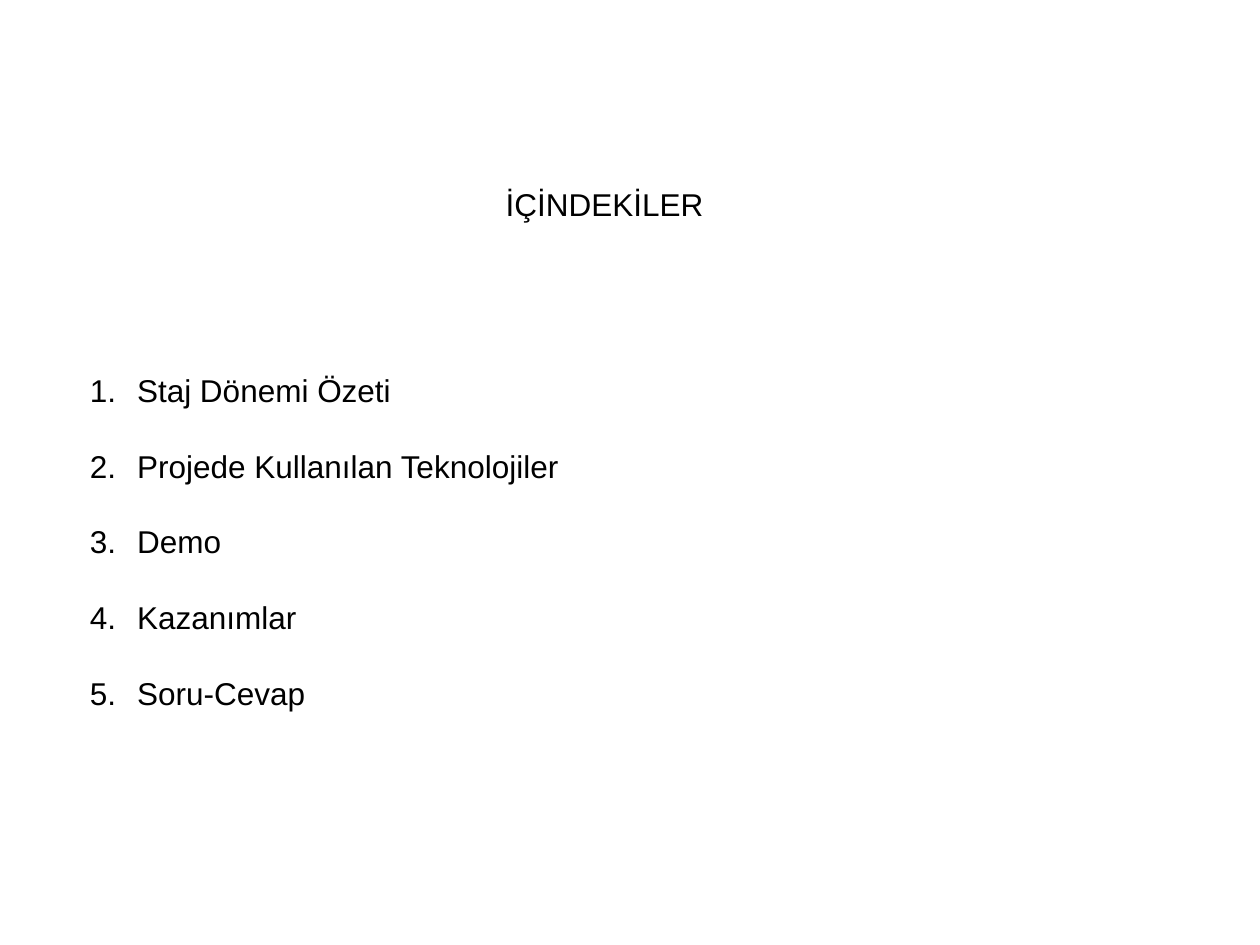
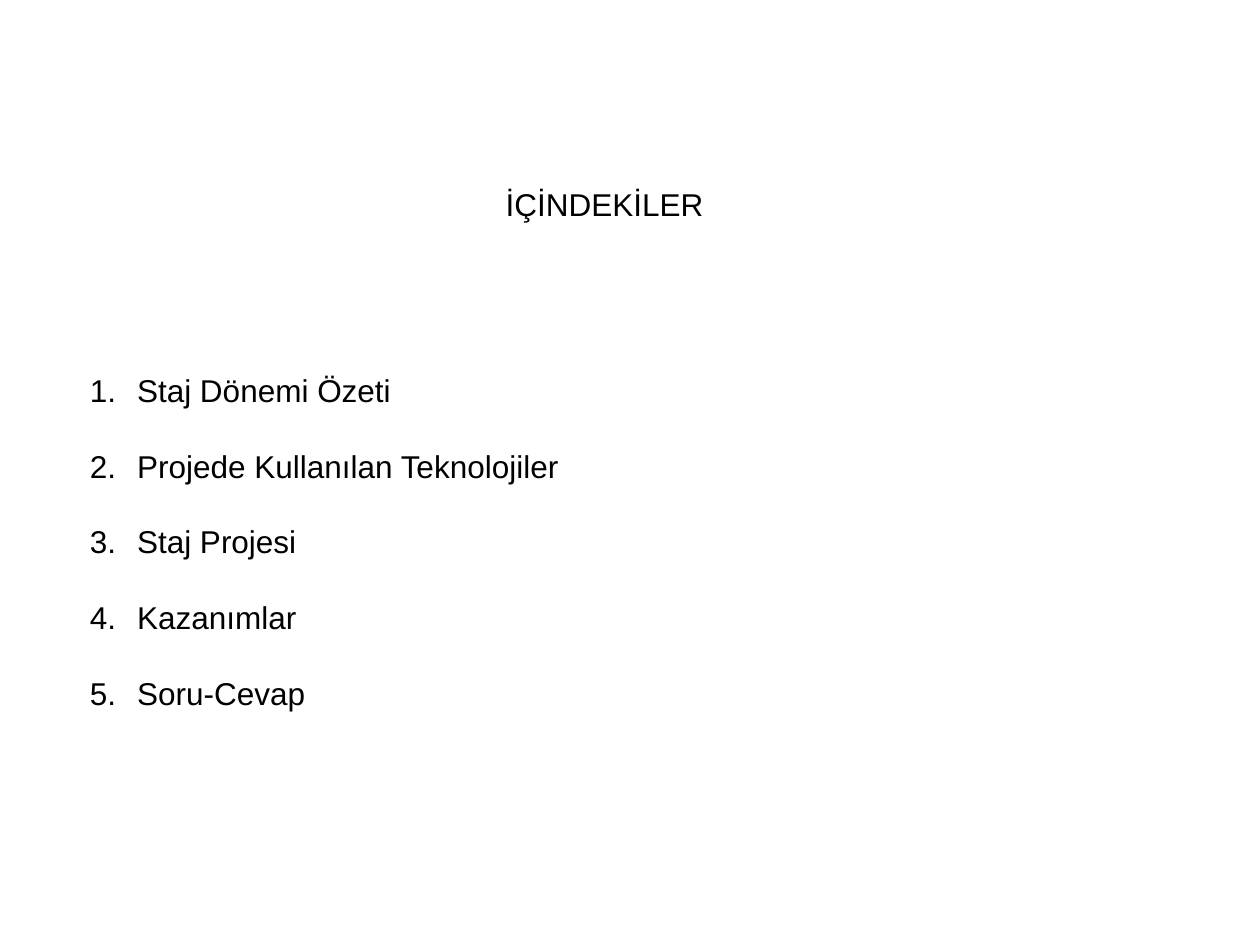
Before and after one commit to noxennn/LeaderboardREST, a slide deck: slide 4 of YusufEmreBayrakcıStajSunum.pptx. Drawn at 1260x945 pixels with LibreOffice and Linux fonts; fonts in the diff are those of the drawing; background and template pictures are left out. Boxes give left, top, right and bottom in pixels: in the first picture for what was removed or moved away, otherwise in the second. Text is boxed around its words. In the diff, an @@ line names an element or a change of style, - is before the commit and + after.

```diff
--- a/YusufEmreBayrakcıStajSunum.pptx
+++ b/YusufEmreBayrakcıStajSunum.pptx
@@ text at (137,530,296,559): text changed @@
-3. Demo
+3. Staj Projesi
```
Also in this commit, not shown: 16 other slides changed, 6 slides added, 19 slides removed, 6 other files.
